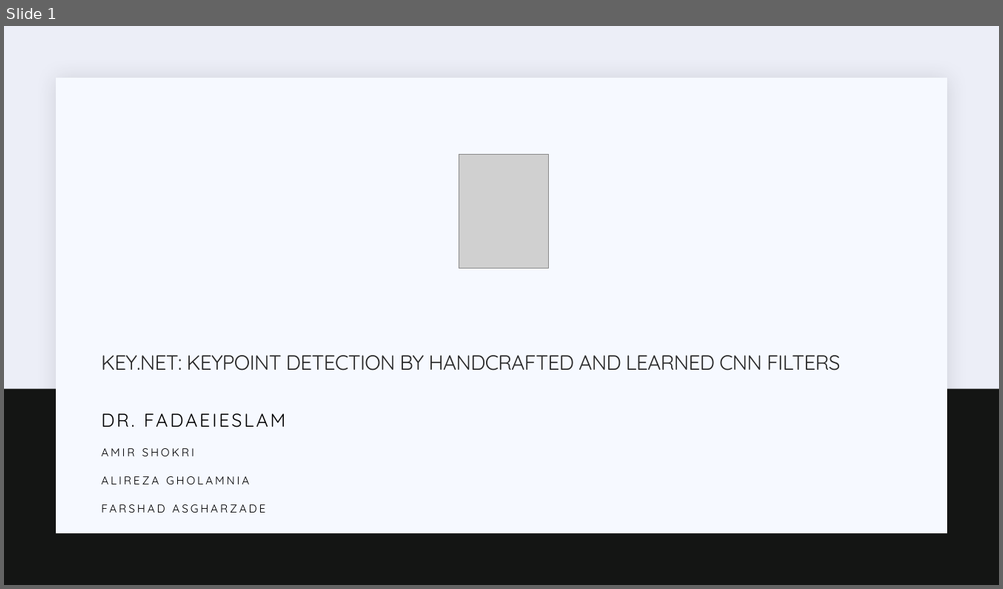
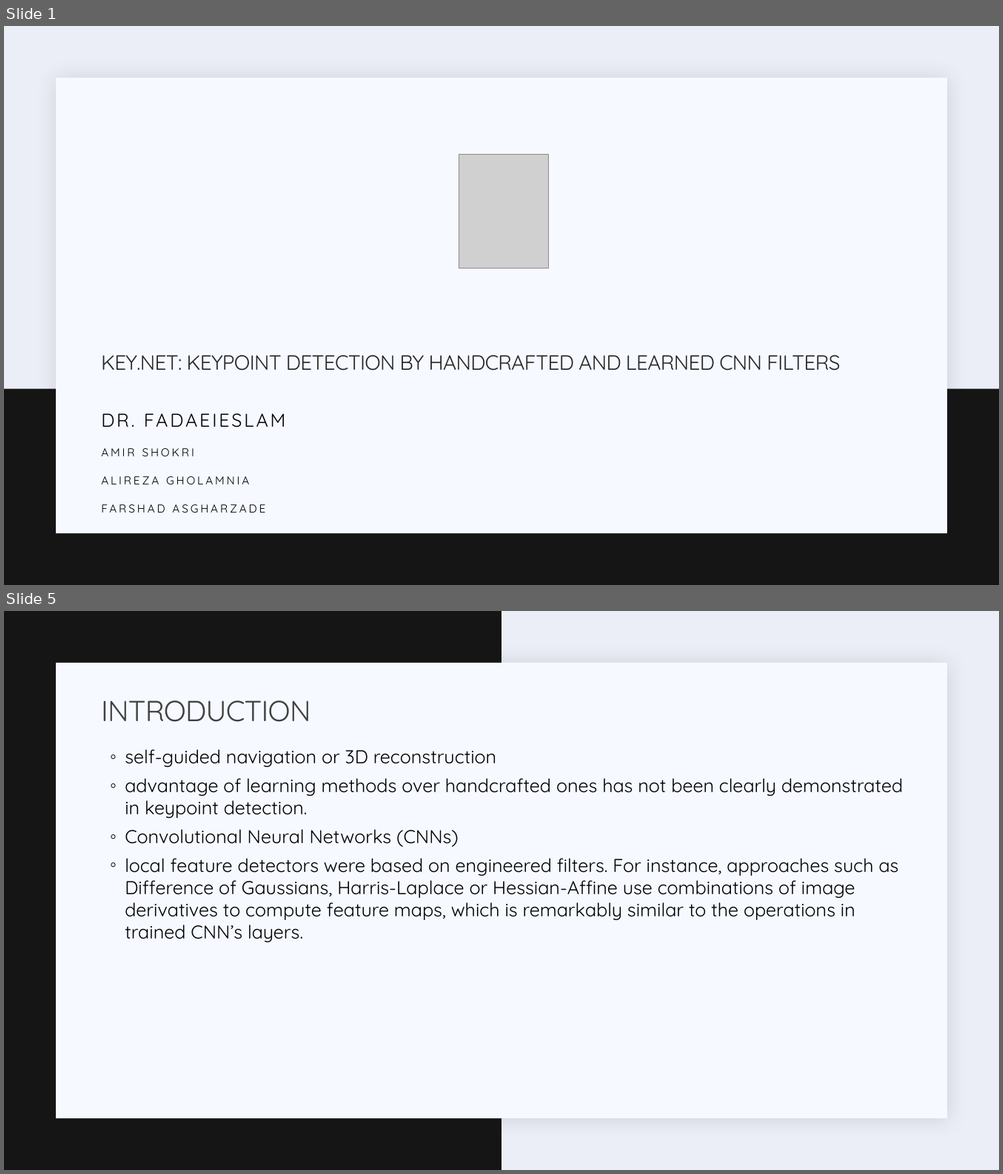
Before and after one commit to semnan-university-ai/Key.Net, a slide deck: slides.pptx. Shown one above the other, each under a label of ours: slide 1 before the commit, slides 1 and 5 after it; the slides between them are not shown. The pictures are 1003x589 and 1003x1174 pixels, drawn with LibreOffice and Linux fonts; fonts in the diff are those of the drawing; grey boxes stand for pictures. Boxes give left, top, right and bottom in pixels: in the first picture for what was removed or moved away, otherwise in the second. Text is boxed around its words. In the diff, an @@ line names an element or a change of style, - is before the commit and + after.

```diff
--- a/slides.pptx
+++ b/slides.pptx
@@ slide 5 added at <box>4,611,999,1170</box>, background #ECEEF7; not listed: 1 template element that a slide beside it also shows @@
@@ rectangle added at <box>4,611,502,1170</box>, fill #141514 @@
@@ title added at <box>101,701,311,722</box>, 28 pt, text #404040 @@
+INTRODUCTION
@@ text added at <box>125,749,902,943</box>, 18 pt, text #000000 @@
+  ◦ self-guided navigation or 3D reconstruction
+  ◦ advantage of learning methods over handcrafted ones has not been clearly demonstrated in keypoint detection.
+  ◦ Convolutional Neural Networks (CNNs)
+  ◦ local feature detectors were based on engineered filters. For instance, approaches such as Difference of Gaussians, Harris-Laplace or Hessian-Affine use combinations of image derivatives to compute feature maps, which is remarkably similar to the operations in trained CNN’s layers.
```
Also in this commit, not shown: 11 slides changed, 20 other slides added, 10 slides removed, 4 other files.
